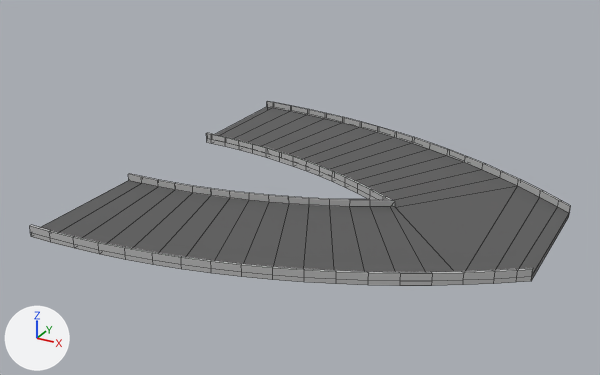
Before and after pictures for a commit that changed the FBX model Assets/models/Modular_Track/Wide_Track/ROZDVOJKY/ROZDVOJKA_U_6_WIDE.fbx.
Camera for both pictures: a 50 mm lens placed at (-0.27, -4.8, 4.94), pointed at (-5.5, 4.72, 0.19). Arrows for +X, +Y and +Z are at lower left; the lights stay in place. Mesh edges are drawn as thin lines. Where no turn or scale is listed for an object, it has been applied to the vertices.
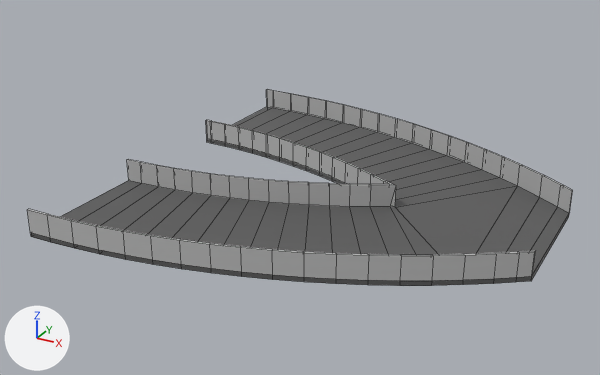
The newer file is also turned or shifted as a whole; pictures and numbers use the older file's frame.

Boxes (x1, y1, x2, y2) around the edits, measured in the pictures (600 x 375 px):
'pSphere71', reshaped (6% taller): before (30, 101, 570, 286); after (27, 89, 573, 286)
part 1 of me_mesh, cut back: before (30, 101, 570, 281); after (27, 89, 573, 281)
part 2 of me_mesh, recoloured: (30, 139, 532, 286) in both

The change in detail:
Material 'road7' (mat_road7) is new.
Its base color is (0.104, 0.104, 0.104) (dark grey #5b5b5b).
me_mesh is used by ob_psphere71; location (-2.0, 6.0, 0.0).
me_mesh had 341 vertices, 343 faces and spanned x -6.0..0.0, y -4.0..2.0, z 0.0..0.16.
me_mesh no longer uses material mat_lambert2 (grey #bcbcbc).
me_mesh now has 341 vertices, 337 faces and spans x -6.0..0.0, y -4.0..2.0, z 0.0..0.39.
Part 1, on me_mesh:
6 faces are deleted.
136 vertices in x -6.0..0.0, y -4.0..2.0, z 0.16 move by (0.0, 0.0, 0.23).
me_mesh part 2: 65 faces spanning x -6.0..0.0, y -4.0..2.0, z 0.0..0.07 switch from mat_lambert1 (grey #bcbcbc) to mat_road (dark grey #5b5b5b).
me_mesh now uses material mat_road7 (dark grey #5b5b5b).
